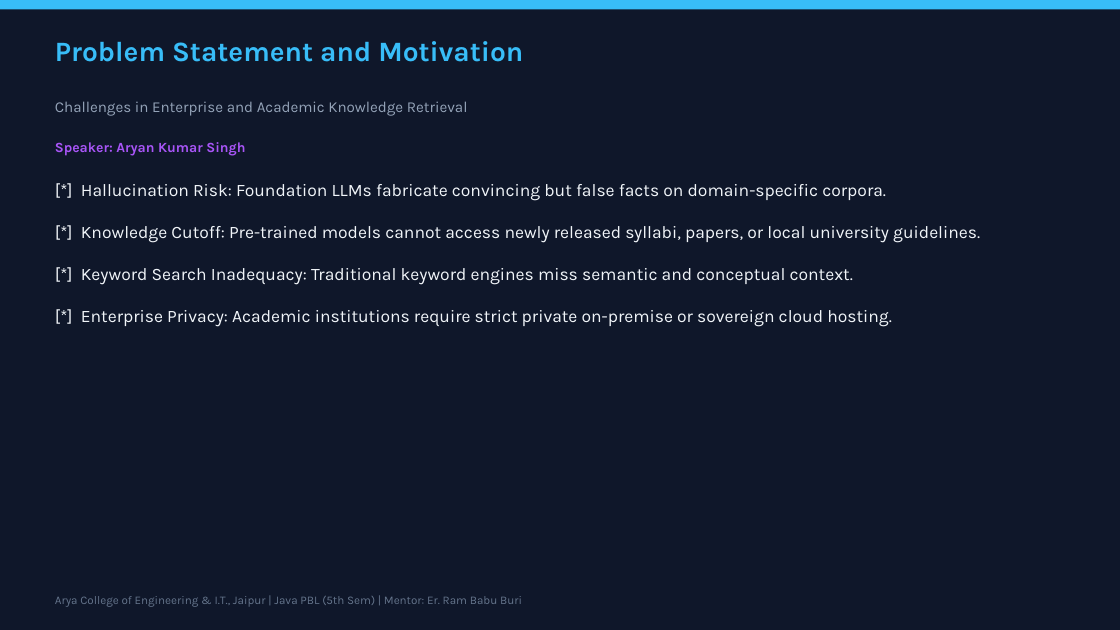
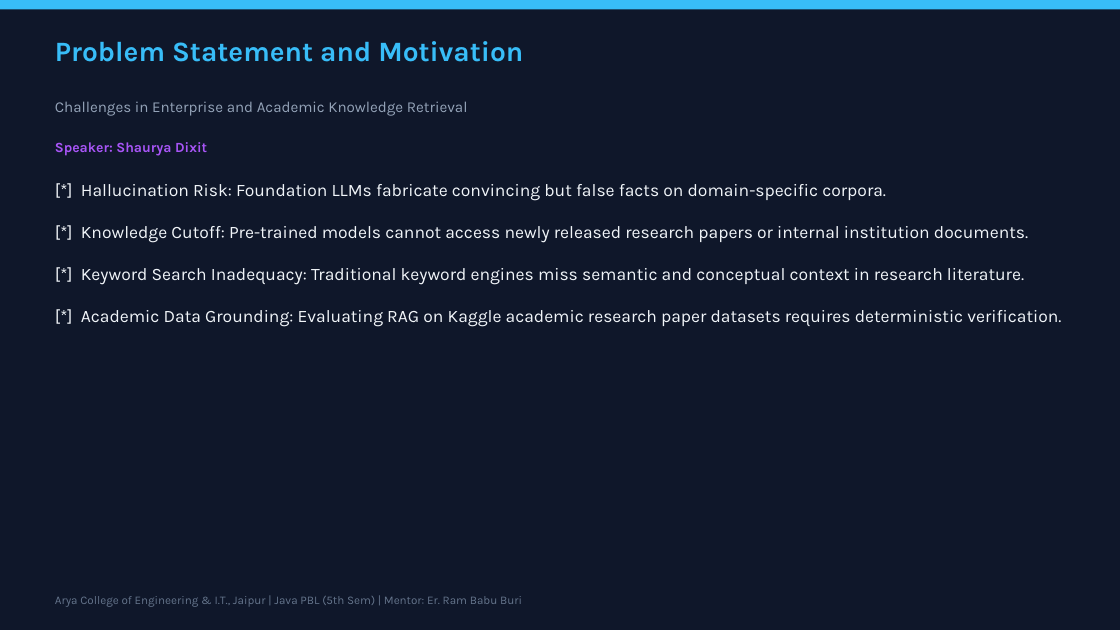
Before and after one commit to shauryadixit005-lab/RAG_Project, a slide deck: slide 2 of submission_reports/DocuQuery_AI_Presentation.pptx. Drawn at 1120x630 pixels with LibreOffice and Linux fonts; fonts in the diff are those of the drawing. Boxes give left, top, right and bottom in pixels: in the first picture for what was removed or moved away, otherwise in the second. Text is boxed around its words. In the diff, an @@ line names an element or a change of style, - is before the commit and + after.

```diff
--- a/submission_reports/DocuQuery_AI_Presentation.pptx
+++ b/submission_reports/DocuQuery_AI_Presentation.pptx
@@ text at (55, 142, 207, 156): text changed @@
-Speaker: Aryan Kumar Singh
+Speaker: Shaurya Dixit
@@ text at (81, 184, 1061, 327): text changed @@
-[*] Hallucination Risk: Foundation LLMs fabricate convincing but false facts on domain-specific corpora.
-[*] Knowledge Cutoff: Pre-trained models cannot access newly released syllabi, papers, or local university guidelines.
-[*] Keyword Search Inadequacy: Traditional keyword engines miss semantic and conceptual context.
-[*] Enterprise Privacy: Academic institutions require strict private on-premise or sovereign cloud hosting.
+[*] Hallucination Risk: Foundation LLMs fabricate convincing but false facts on domain-specific corpora.
+[*] Knowledge Cutoff: Pre-trained models cannot access newly released research papers or internal institution documents.
+[*] Keyword Search Inadequacy: Traditional keyword engines miss semantic and conceptual context in research literature.
+[*] Academic Data Grounding: Evaluating RAG on Kaggle academic research paper datasets requires deterministic verification.
```
Also in this commit, not shown: 14 other slides changed, 21 other files.
